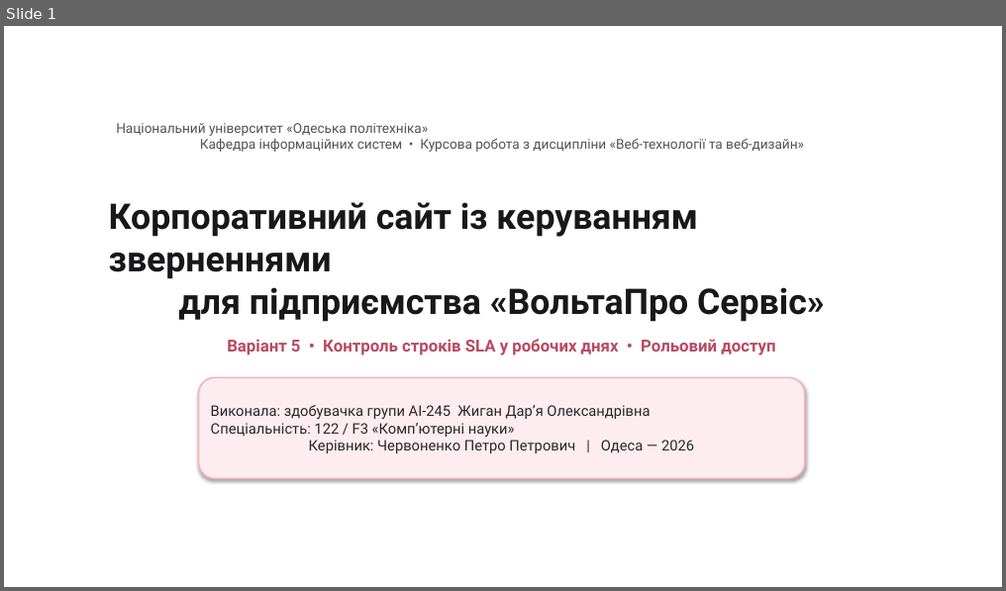
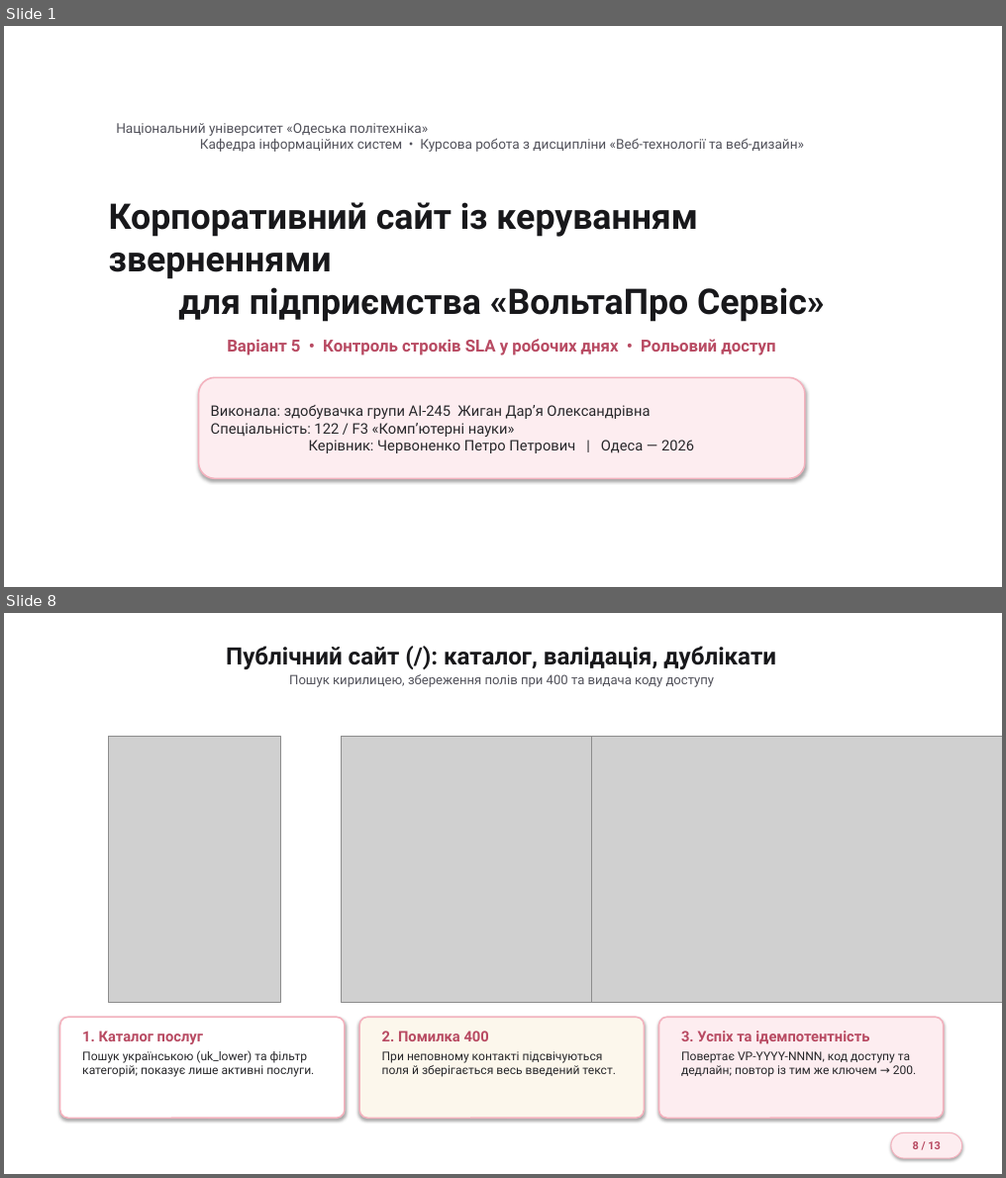
Before and after one commit to Zhyhan245/voltapro-service-inquiries, a slide deck: docs/Презентація_Жиган_Д_О_АІ-245.pptx. Shown one above the other, each under a label of ours: slide 1 before the commit, slides 1 and 8 after it; the slides between them are not shown. The pictures are 1006x591 and 1006x1178 pixels, drawn with LibreOffice and Linux fonts; fonts in the diff are those of the drawing; grey boxes stand for pictures; background and template pictures are left out. Boxes give left, top, right and bottom in pixels: in the first picture for what was removed or moved away, otherwise in the second. Text is boxed around its words. In the diff, an @@ line names an element or a change of style, - is before the commit and + after.

```diff
--- a/docs/Презентація_Жиган_Д_О_АІ-245.pptx
+++ b/docs/Презентація_Жиган_Д_О_АІ-245.pptx
@@ slide 8 added at [4,613,1002,1174], background picture (left out) @@
@@ text added at [226,646,776,687], 12.5 pt, text #52525B @@
+Публічний сайт (/): каталог, валідація, дублікати
+Пошук кирилицею, збереження полів при 400 та видача коду доступу
@@ picture added at [109,737,281,1002] @@
@@ picture added at [341,737,766,1002] @@
@@ picture added at [592,737,1002,1002] @@
@@ rounded rectangle added at [60,1017,345,1118], fill #FFFFFF, outline #F3B2BE 1.5 pt @@
@@ rounded rectangle added at [359,1017,645,1118], fill #FCF7EC, outline #F3B2BE 1.5 pt @@
@@ rounded rectangle added at [659,1017,944,1118], fill #FDEDF0, outline #F3B2BE 1.5 pt @@
@@ text added at [82,1031,314,1077], 11.5 pt, text #27272A @@
+1. Каталог послуг
+Пошук українською (uk_lower) та фільтр категорій; показує лише активні послуги.
@@ text added at [382,1031,616,1077], 11.5 pt, text #27272A @@
+2. Помилка 400
+При неповному контакті підсвічуються поля й зберігається весь введений текст.
@@ text added at [681,1031,917,1077], 11.5 pt, text #27272A @@
+3. Успіх та ідемпотентність
+Повертає VP-YYYY-NNNN, код доступу та дедлайн; повтор із тим же ключем → 200.
@@ rounded rectangle added at [891,1134,962,1158], fill #FDEDF0, outline #F3B2BE 1 pt, 10.5 pt, text #B84A62, bold @@
+8 / 13
```
Also in this commit, not shown: 6 slides changed, 5 other slides added, 3 slides removed.
